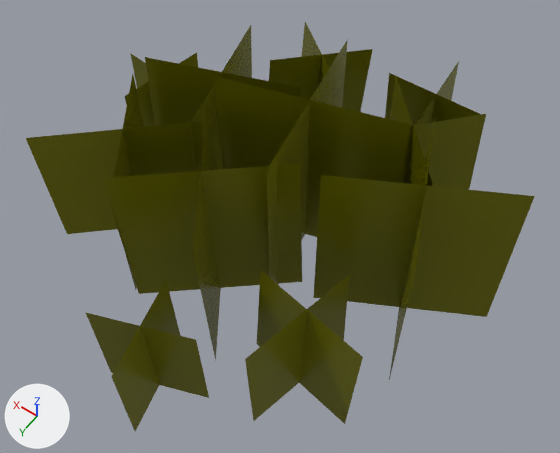
A saved change to the glTF model assets/models/nature/grass_c.glb.
Both versions are drawn from a camera (50 mm lens) standing at (-0.889, 1.244, 2.025) and looking at (-0.06, 0.083, 0.201). Lighting does not change. The marker at lower left points along +X, +Y and +Z. The first picture is the older version. Where no turn or scale is listed for an object, it has been applied to the vertices.

In view in the first picture: 'Grass_F_01'.
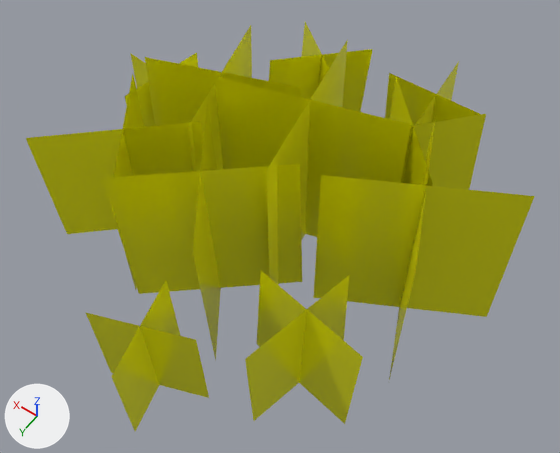
What differs and where, as boxes (x1, y1, x2, y2) in the pictures (560 x 453 px):
'Grass_F_01', surface changed (lighter): (26, 22, 535, 431) in both

Diff of the bpy script that builds the scene:
```diff
--- a/assets/models/nature/grass_c.glb.py
+++ b/assets/models/nature/grass_c.glb.py
@@ mat_grassm_001 @@
 mat_grassm_001 = principled_material('grassM.001')
-mat_grassm_001.texture = img_base_color_texture
+mat_grassm_001.base_color = (1.0, 1.0, 0.0)  # yellow #ffff00
 mat_grassm_001.metallic = 0.4
```
